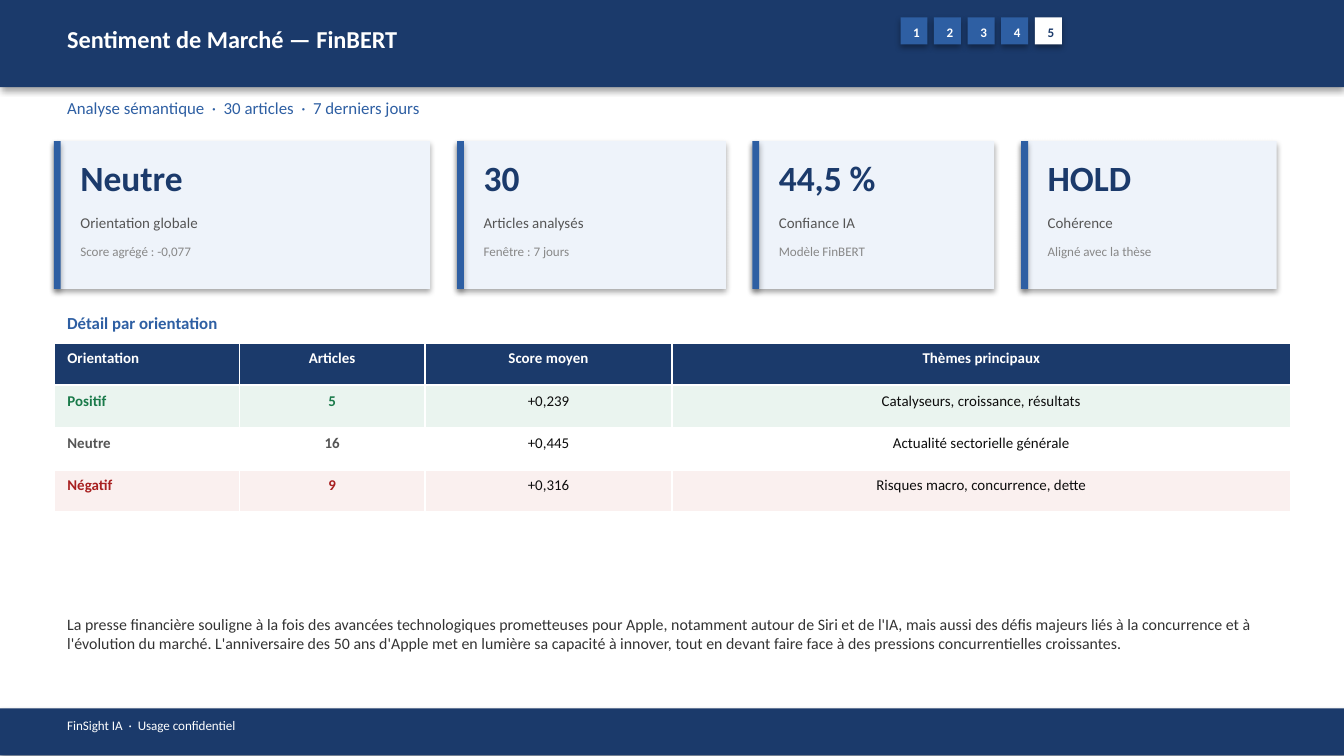
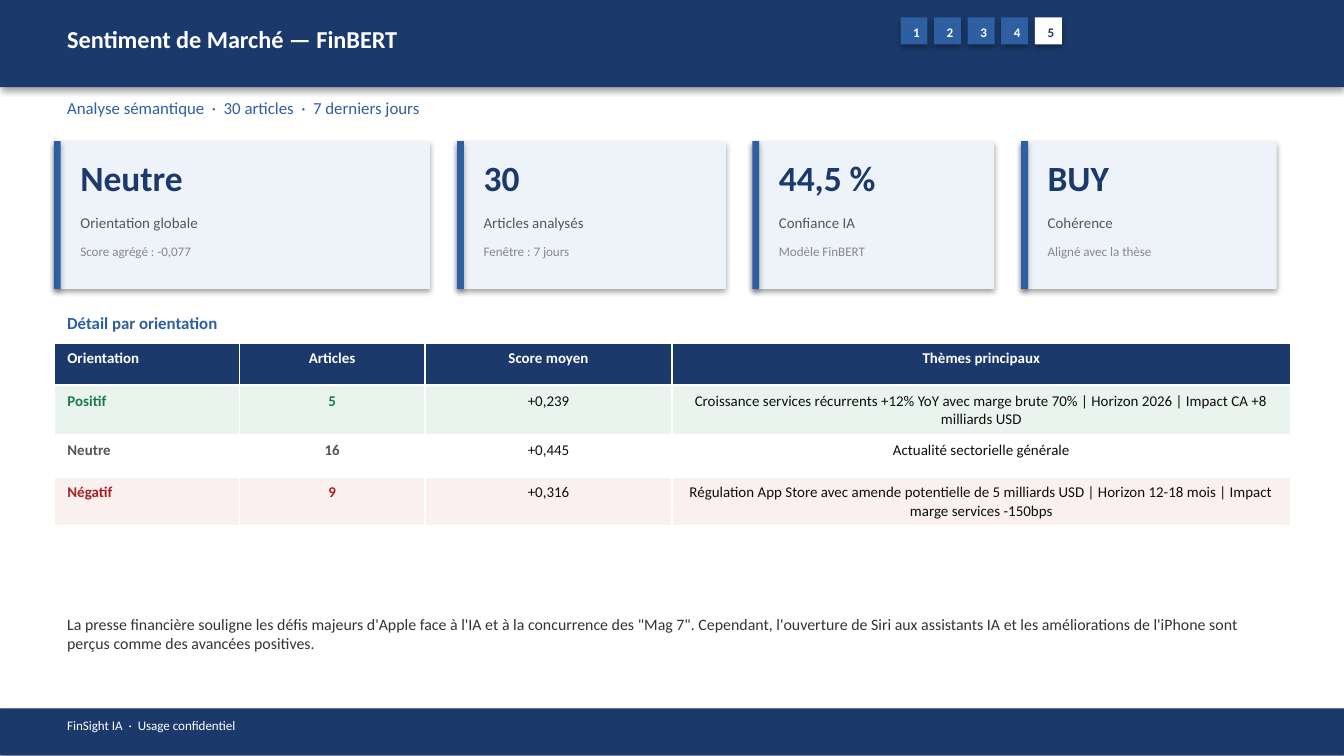
Before and after one commit to baptistejeh07-art/finsight-ia, a slide deck: slide 18 of preview/AAPL/AAPL_pitchbook.pptx. Drawn at 1344x756 pixels with LibreOffice and Linux fonts; fonts in the diff are those of the drawing. Boxes give left, top, right and bottom in pixels: in the first picture for what was removed or moved away, otherwise in the second. Text is boxed around its words. In the diff, an @@ line names an element or a change of style, - is before the commit and + after.

```diff
--- a/preview/AAPL/AAPL_pitchbook.pptx
+++ b/preview/AAPL/AAPL_pitchbook.pptx
@@ text at [1048, 168, 1109, 192]: text changed @@
-HOLD
+BUY
@@ table at [54, 343, 1290, 523] @@
-row 2, column 4: Catalyseurs, croissance, résultats
+row 2, column 4: Croissance services récurrents +12% YoY avec marge brute 70% | Horizon 2026 | Impact CA +8 milliards USD
-row 4, column 4: Risques macro, concurrence, dette
+row 4, column 4: Régulation App Store avec amende potentielle de 5 milliards USD | Horizon 12-18 mois | Impact marge services -150bps
@@ text at [67, 619, 1237, 652]: text changed @@
-La presse financière souligne à la fois des avancées technologiques prometteuses pour Apple, notamment autour de Siri et de l'IA, mais aussi des défis majeurs liés à la concurrence et à l'évolution du marché. L'anniversaire des 50 ans d'Apple met en lumière sa capacité à innover, tout en devant faire face à des pressions concurrentielles croissantes.
+La presse financière souligne les défis majeurs d'Apple face à l'IA et à la concurrence des "Mag 7". Cependant, l'ouverture de Siri aux assistants IA et les améliorations de l'iPhone sont perçus comme des avancées positives.
```
Also in this commit, not shown: 14 other slides changed, 4 other files.
